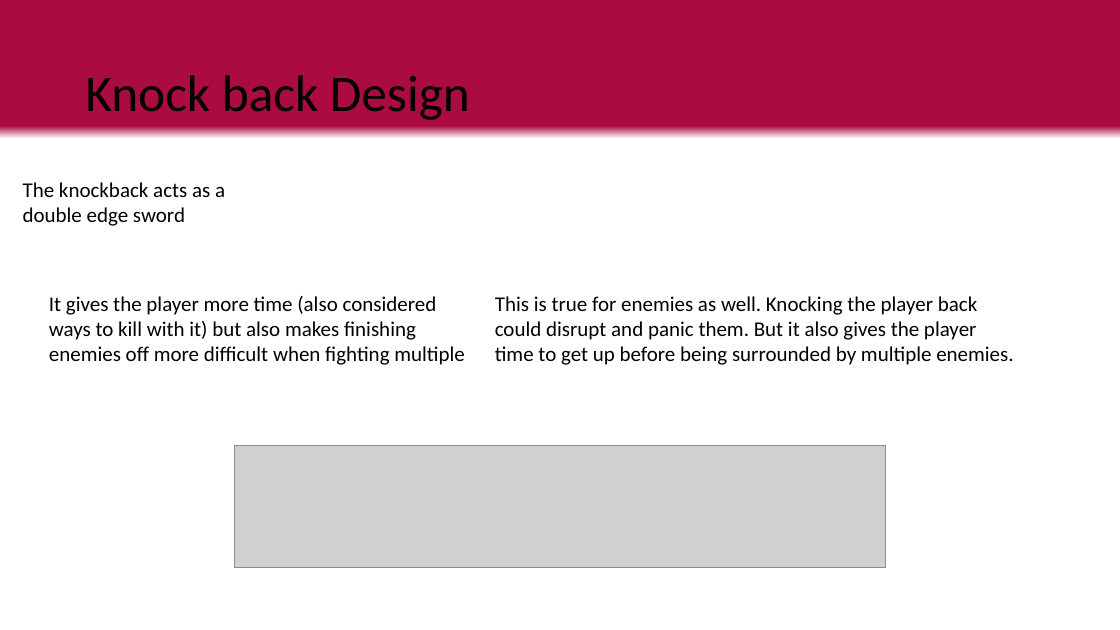
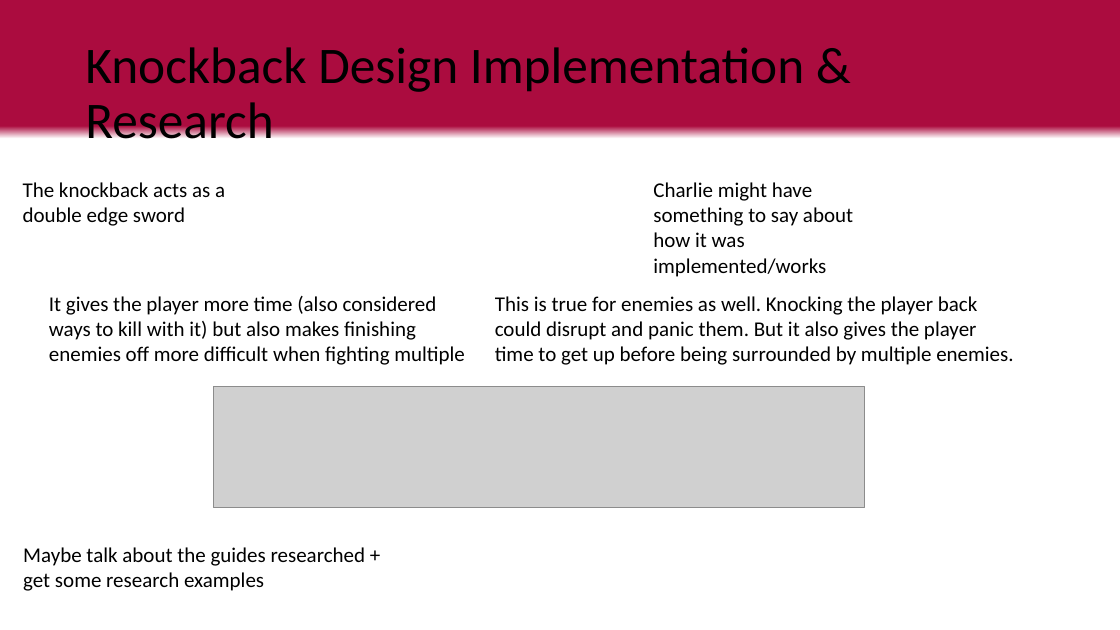
Before and after one commit to LuxRegem/Project_Clash-of-Cosplayers, a slide deck: slide 15 of Shared Documentation/Luke's Documents/Clash of Cos Team Pitch.pptx. Drawn at 1120x630 pixels with LibreOffice and Linux fonts; fonts in the diff are those of the drawing; grey boxes stand for pictures. Boxes give left, top, right and bottom in pixels: in the first picture for what was removed or moved away, otherwise in the second. Text is boxed around its words. In the diff, an @@ line names an element or a change of style, - is before the commit and + after.

```diff
--- a/Shared Documentation/Luke's Documents/Clash of Cos Team Pitch.pptx
+++ b/Shared Documentation/Luke's Documents/Clash of Cos Team Pitch.pptx
@@ title at (85,47,804,151): text changed @@
-Knock back Design
+Knockback Design Implementation & Research
@@ text added at (653,182,853,277), 18 pt, text #000000 @@
+Charlie might have something to say about how it was implemented/works
@@ picture: place and size @@
-picture at (234,446,886,568)
+picture at (213,386,865,508)
@@ text added at (23,547,366,591), 18 pt, text #000000 @@
+Maybe talk about the guides researched + get some research examples
```
Also in this commit, not shown: 1 slide removed.
